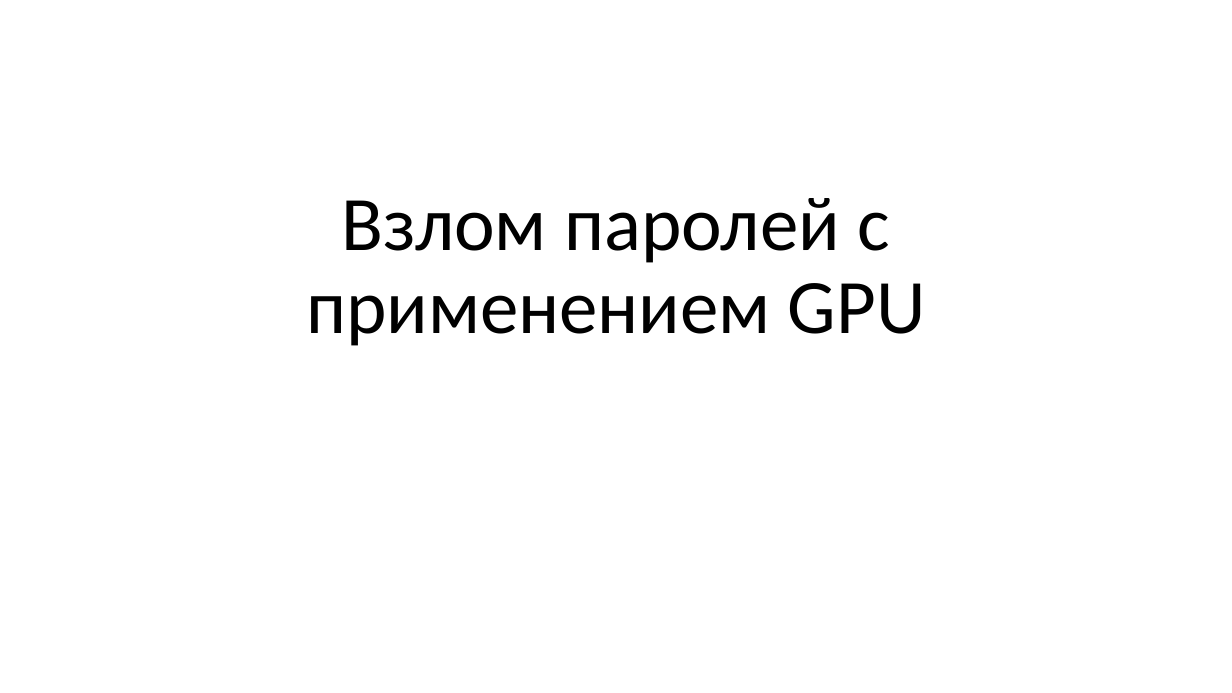
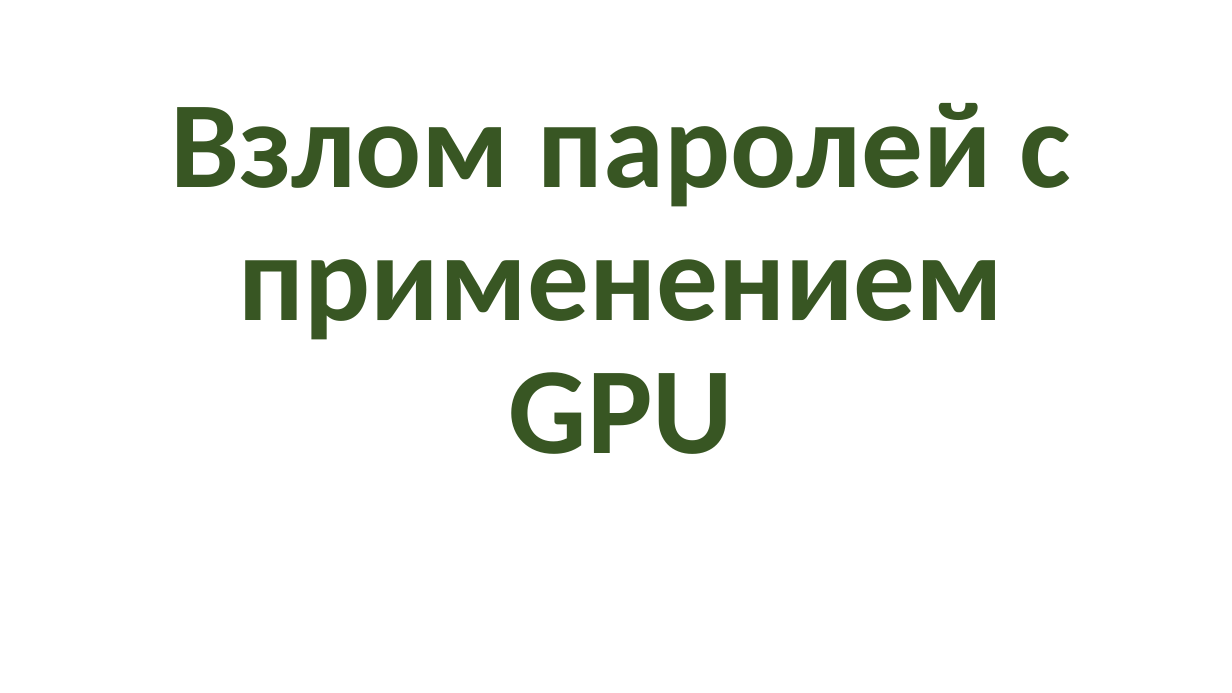
Before and after one commit to MamonovaMaria/Criptography, a slide deck: slide 1 of Взломы с GPU/Атаки с GPU.pptx. Drawn at 1232x693 pixels with LibreOffice and Linux fonts; fonts in the diff are those of the drawing; background and template pictures are left out. Boxes give left, top, right and bottom in pixels: in the first picture for what was removed or moved away, otherwise in the second. Text is boxed around its words. In the diff, an @@ line names an element or a change of style, - is before the commit and + after.

Commit message:
added presentation

```diff
--- a/Взломы с GPU/Атаки с GPU.pptx
+++ b/Взломы с GPU/Атаки с GPU.pptx
@@ title "Взлом паролей с применением GPU": place and size @@
-title "Взлом паролей с применением GPU" at [306, 198, 926, 346]
+title "Взлом паролей с применением GPU" at [171, 103, 1071, 454]
@@ title "Взлом паролей с применением GPU" at [171, 103, 1071, 454]: size 60 to 96 pt, text colour #000000 to #385723, bold on @@
```
Also in this commit, not shown: 1 other slide changed, 18 slides added, 9 slides removed, 4 other files.
